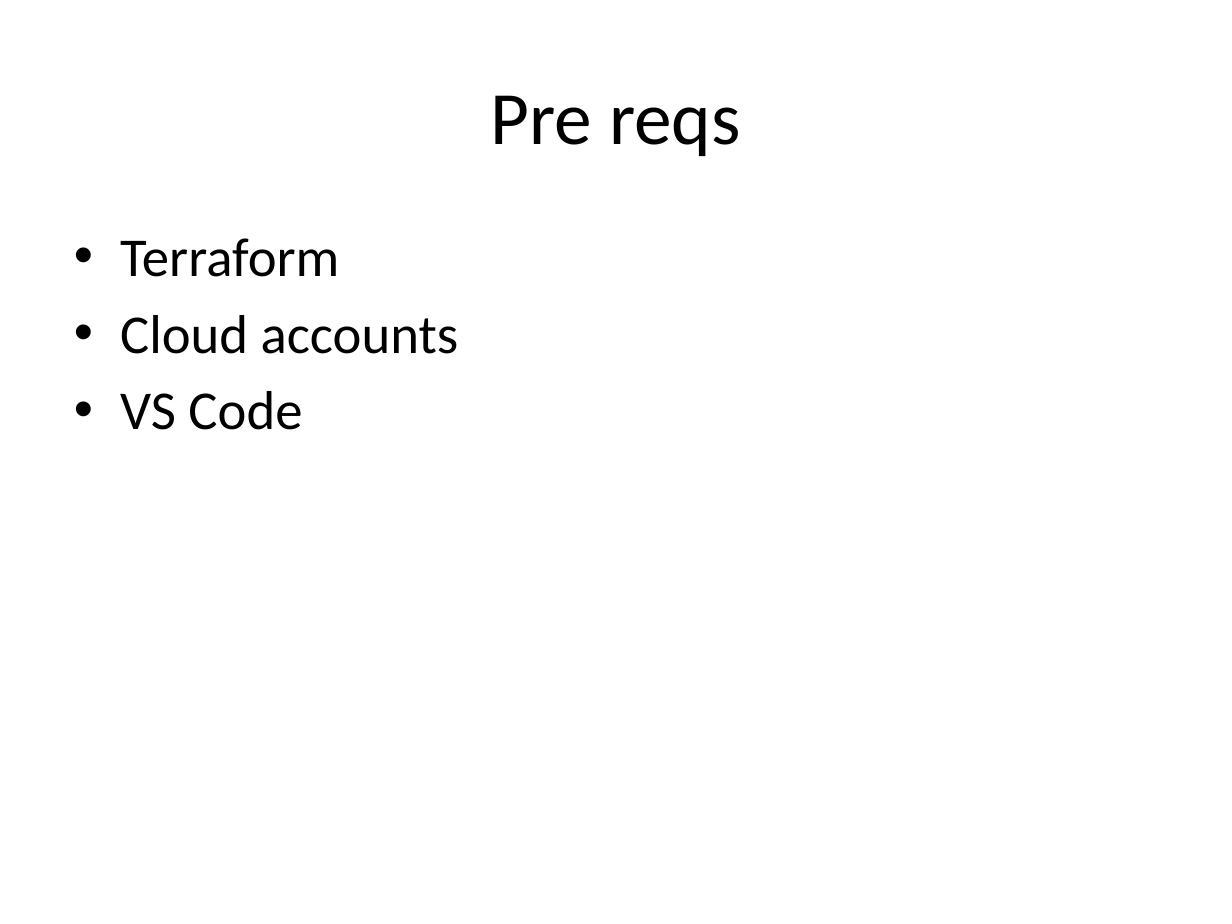
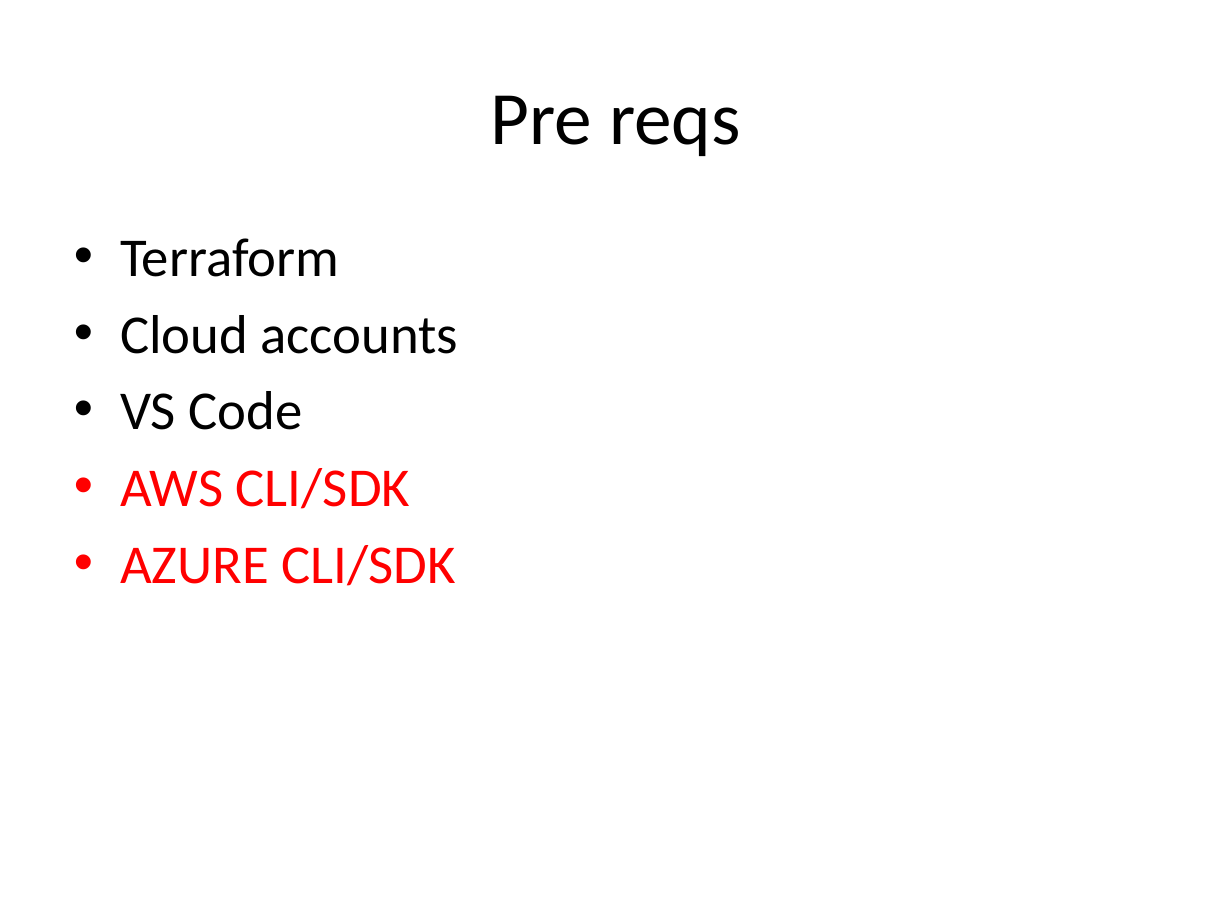
Before and after one commit to yairs2000/DataInCloud, a slide deck: slide 7 of DatainCloud.pptx (slide 6 before the commit). Drawn at 1232x924 pixels with LibreOffice and Linux fonts; fonts in the diff are those of the drawing. Boxes give left, top, right and bottom in pixels: in the first picture for what was removed or moved away, otherwise in the second. Text is boxed around its words. In the diff, an @@ line names an element or a change of style, - is before the commit and + after.

```diff
--- a/DatainCloud.pptx
+++ b/DatainCloud.pptx
@@ text at [120,468,455,586]: paragraphs added @@
+• AWS CLI/SDK
+• AZURE CLI/SDK
```
Also in this commit, not shown: 5 other slides changed, 2 slides added, 1 slide removed.
